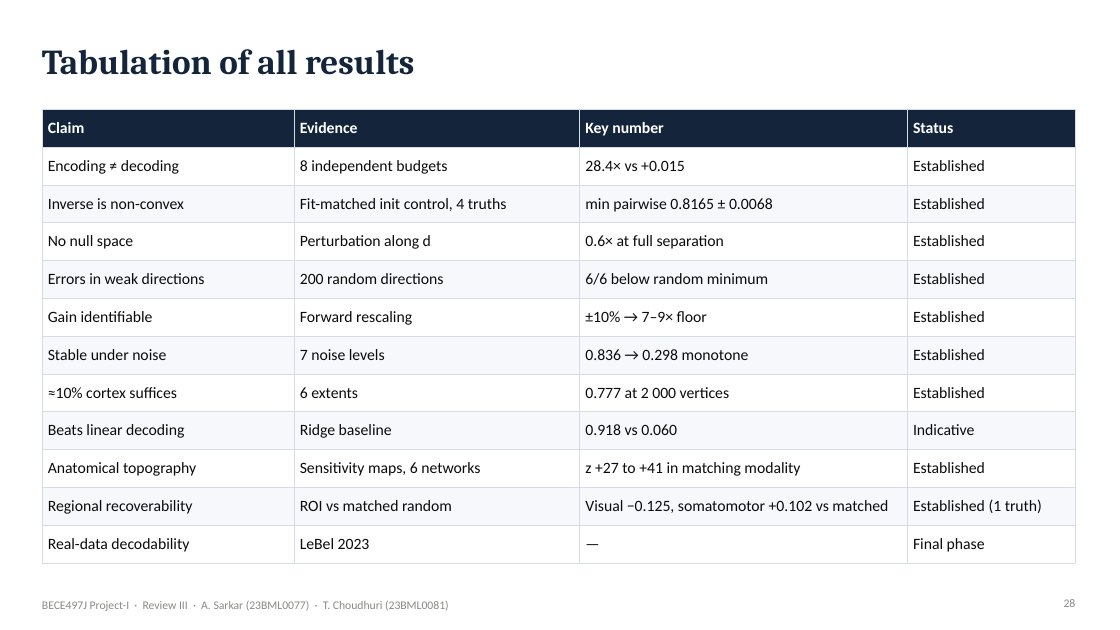
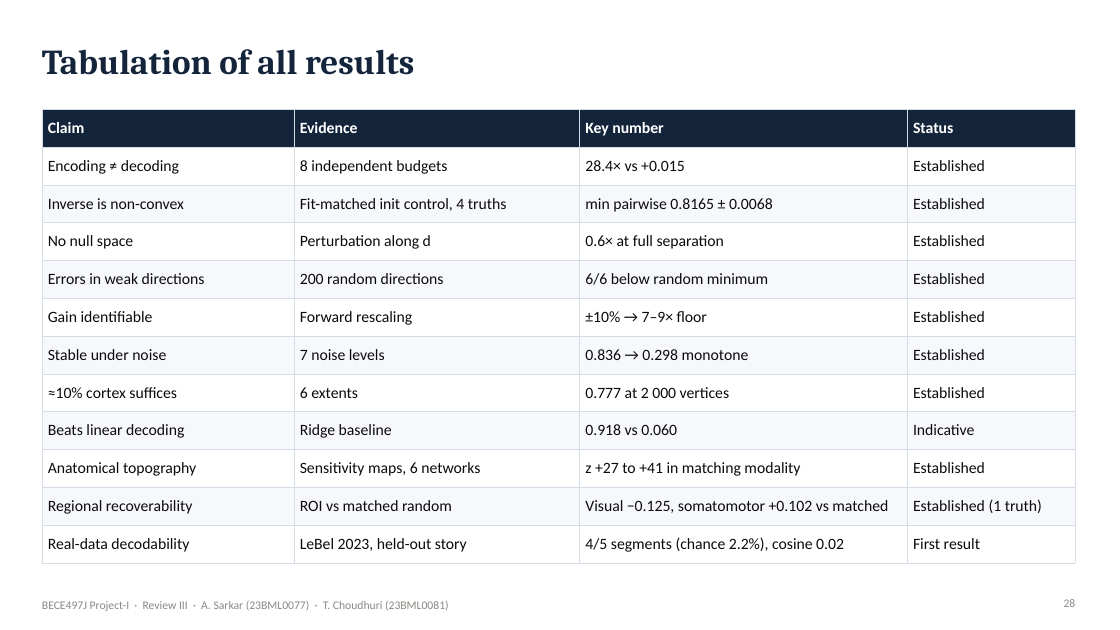
Before and after one commit to Ivxn404/semantic-decoding-tribe-inversion, a slide deck: slide 28 of deck/Review3_Sarkar_Choudhuri.pptx. Drawn at 1120x630 pixels with LibreOffice and Linux fonts; fonts in the diff are those of the drawing. Boxes give left, top, right and bottom in pixels: in the first picture for what was removed or moved away, otherwise in the second. Text is boxed around its words. In the diff, an @@ line names an element or a change of style, - is before the commit and + after.

Commit message:
Update Review II and Review III decks with additional results

```diff
--- a/deck/Review3_Sarkar_Choudhuri.pptx
+++ b/deck/Review3_Sarkar_Choudhuri.pptx
@@ table at [42, 109, 1075, 556] @@
-row 12: Real-data decodability | LeBel 2023 | — | Final phase
+row 12: Real-data decodability | LeBel 2023, held-out story | 4/5 segments (chance 2.2%), cosine 0.02 | First result
```
Also in this commit, not shown: 2 slides added, 3 other files.
